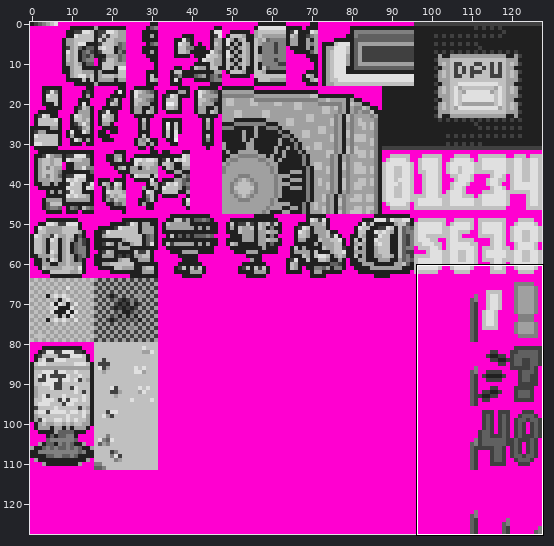
Sprite sheet: resources/tileset.png. Above: a wide view before the commit, with the close-up outlined.
Close-up. Earlier state:
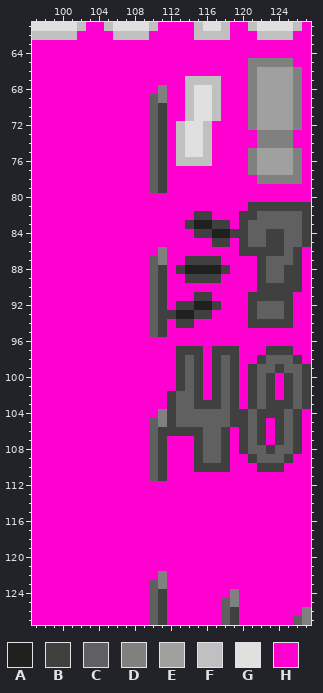
The file is 128x128 pixels. Shown: x 97..127, y 61..127.
Palette (. is transparent): A #202020  B #404040  C #606060  D #808080  E #a0a0a0  F #c0c0c0  G #e0e0e0  H #ff00d0
Pixels before, first column x 97:
 61 GGGGGFHHFGGGGFHHHHFGGFHHFGGGGFH
 62 FFFFFHHHHFFFFHHHHHFFFFHHHFFFFHH
 63 HHHHHHHHHHHHHHHHHHHHHHHHHHHHHHH
 64 HHHHHHHHHHHHHHHHHHHHHHHHHHHHHHH
 65 HHHHHHHHHHHHHHHHHHHHHHHHDDDDDHH
 66 HHHHHHHHHHHHHHHHHHHHHHHHDEEEEDH
 67 HHHHHHHHHHHHHHHHHFFFFHHHDEEEEDH
 68 HHHHHHHHHHHHHHDHHFGGFHHHDEEEEDH
 69 HHHHHHHHHHHHHCDHHFGGFHHHDEEEEDH
 70 HHHHHHHHHHHHHCBHHFGGFHHHDEEEEDH
 71 HHHHHHHHHHHHHCBHHFGGFHHHDEEEEDH
 72 HHHHHHHHHHHHHCBHFGGFHHHHDEEEEDH
 73 HHHHHHHHHHHHHCBHFGGFHHHHHDDDDHH
 74 HHHHHHHHHHHHHCBHFGGFHHHHHDDDDHH
 75 HHHHHHHHHHHHHCBHFGGFHHHHDEEEEDH
 76 HHHHHHHHHHHHHCBHFFFFHHHHDEEEEDH
 77 HHHHHHHHHHHHHCBHHHHHHHHHDEEEEDH
 78 HHHHHHHHHHHHHCBHHHHHHHHHHDDDDDH
 79 HHHHHHHHHHHHHCBHHHHHHHHHHHHHHHH
 80 HHHHHHHHHHHHHHHHHHHHHHHHHHHHHHH
 81 HHHHHHHHHHHHHHHHHHHHHHHHBBBBBBB
 82 HHHHHHHHHHHHHHHHHHBBHHHBBCCCCCB
 83 HHHHHHHHHHHHHHHHHBAABBHBCCCCCCB
 84 HHHHHHHHHHHHHHHHHHBBAABBCCBBCCB
 85 HHHHHHHHHHHHHHHHHHHHBBHBCCBBCCB
 86 HHHHHHHHHHHHHHDHHHHHHHHBBBBBCBH
 87 HHHHHHHHHHHHHCDHHBBBBHHHHBCCCBH
 88 HHHHHHHHHHHHHCBHBAAAABHHHBCCBBH
 89 HHHHHHHHHHHHHCBHHBBBBHHHHBCCBBH
 90 HHHHHHHHHHHHHCBHHHHHHHHHHBBBBBH
 91 HHHHHHHHHHHHHCBHHHBBHHHHBBBBBHH
 92 HHHHHHHHHHHHHCBHBBAABHHHBCCCBHH
 93 HHHHHHHHHHHHHCBBAABBHHHHBCCCBHH
 94 HHHHHHHHHHHHHCBHBBHHHHHHBBBBBHH
 95 HHHHHHHHHHHHHCBHHHHHHHHHHHHHHHH
 96 HHHHHHHHHHHHHHHHHHHHHHHHHHHHHHH
 97 HHHHHHHHHHHHHHHHBBBHBBBHHHBBBHH
 98 HHHHHHHHHHHHHHHHBCBHBCBHHBCCCBH
 99 HHHHHHHHHHHHHHHHBCBHBCBHBCCBCCB
100 HHHHHHHHHHHHHHHHBCBHBCBHBCBHBCB
101 HHHHHHHHHHHHHHHHBCBHBCBHBCBHBCB
102 HHHHHHHHHHHHHHHBCCBHBCBHBCBHBCB
103 HHHHHHHHHHHHHHHBCCBBBCBHBCBBBCB
104 HHHHHHHHHHHHHHDBCCCCCCBBCBBBCBH
105 HHHHHHHHHHHHHCDBCCCCCCBBCBHBCBH
106 HHHHHHHHHHHHHCBBBBBCCBHBCBHBCBH
107 HHHHHHHHHHHHHCBHHHBCCBHBCBHBCBH
108 HHHHHHHHHHHHHCBHHHBCCBHBCCBCCBH
109 HHHHHHHHHHHHHCBHHHBCCBHHBCCCBHH
110 HHHHHHHHHHHHHCBHHHBBBBHHHBBBHHH
111 HHHHHHHHHHHHHCBHHHHHHHHHHHHHHHH
112 HHHHHHHHHHHHHHHHHHHHHHHHHHHHHHH
113 HHHHHHHHHHHHHHHHHHHHHHHHHHHHHHH
114 HHHHHHHHHHHHHHHHHHHHHHHHHHHHHHH
115 HHHHHHHHHHHHHHHHHHHHHHHHHHHHHHH
116 HHHHHHHHHHHHHHHHHHHHHHHHHHHHHHH
117 HHHHHHHHHHHHHHHHHHHHHHHHHHHHHHH
118 HHHHHHHHHHHHHHHHHHHHHHHHHHHHHHH
119 HHHHHHHHHHHHHHHHHHHHHHHHHHHHHHH
120 HHHHHHHHHHHHHHHHHHHHHHHHHHHHHHH
121 HHHHHHHHHHHHHHHHHHHHHHHHHHHHHHH
122 HHHHHHHHHHHHHHDHHHHHHHHHHHHHHHH
123 HHHHHHHHHHHHHCDHHHHHHHHHHHHHHHH
124 HHHHHHHHHHHHHCBHHHHHHHDHHHHHHHH
125 HHHHHHHHHHHHHCBHHHHHHCDHHHHHHHH
126 HHHHHHHHHHHHHCBHHHHHHCBHHHHHHHD
127 HHHHHHHHHHHHHCBHHHHHHCBHHHHHHCD
The same view after the edit:
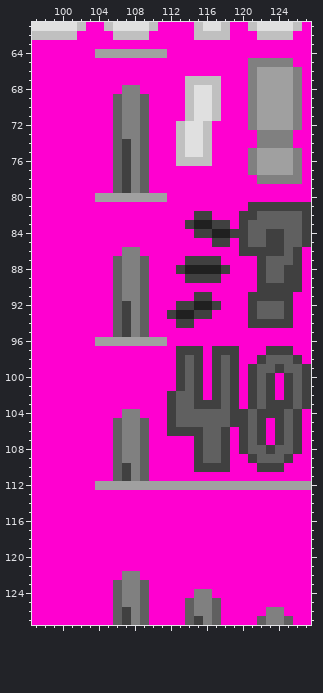
Diff:
The author changed colour H to colour B in rows 74 to 79 at x 107; in rows 92 to 95 at x 107; in rows 110 to 111 at x 107; in row 126 at x 107; in row 127 at x 107 and 115.
The author changed colour H to colour C in rows 69 to 79 at x 106 and 109; in rows 87 to 95 at x 106 and 109; in rows 105 to 111 at x 106 and 109; in rows 123 to 124 at x 106 and 109; in rows 125 to 126 at x 106, 109, 114 and 117; in row 127 at x 106, 109, 114, 117, 122 and 125.
The author changed colour H to colour D in rows 68 to 73 at x 107 to 108; in rows 74 to 79 at x 108; in rows 86 to 91 at x 107 to 108; in rows 92 to 95 at x 108; in rows 104 to 109 at x 107 to 108; in rows 110 to 111 at x 108.
The author changed colour H to colour D in rows 122 to 123 at x 107 to 108; in rows 124 to 125 at x 107 to 108 and 115 to 116; in row 126 at x 108, 115 to 116 and 123 to 124; in row 127 at x 108, 116 and 123 to 124.
The author changed colour H to colour E in row 64 at x 104 to 111; in row 80 at x 104 to 111; in row 96 at x 104 to 111; in row 112 at x 104 to 127.
The author changed colour B to colour H in rows 70 to 79 at x 111; in rows 88 to 95 at x 111; in rows 106 to 111 at x 111; in rows 124 to 125 at x 111; in rows 126 to 127 at x 111 and 119.
The author changed colour C to colour H in rows 69 to 79 at x 110; in rows 87 to 95 at x 110; in rows 105 to 111 at x 110; in rows 123 to 124 at x 110; in rows 125 to 126 at x 110 and 118; in row 127 at x 110, 118 and 126.
The author changed colour D to colour H in rows 68 to 69 at x 111; in rows 86 to 87 at x 111; in rows 104 to 105 at x 111; in rows 122 to 123 at x 111; in rows 124 to 125 at x 119; in rows 126 to 127 at x 127.
Changed places in both close-ups, as pixel boxes (x1, y1, x2, y2):
changed: (95, 49, 167, 202)
changed: (95, 247, 167, 346)
changed: (95, 409, 311, 490)
changed: (113, 571, 311, 625)
